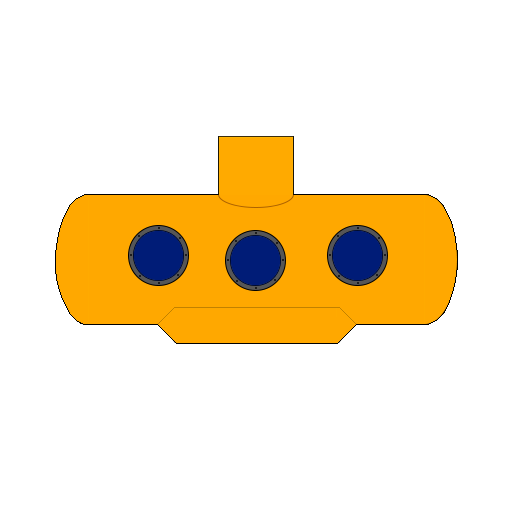
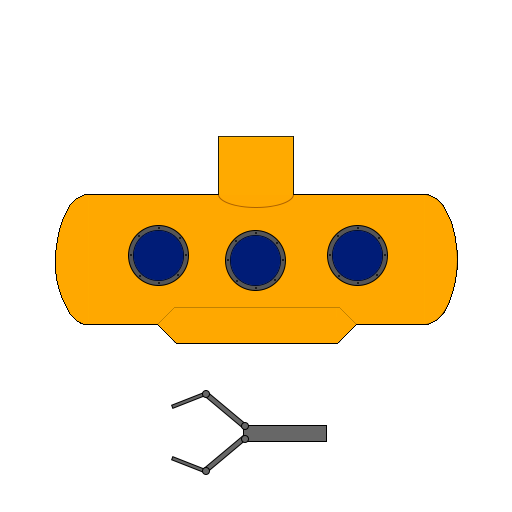
Two versions of the same layered image (512×512). Layer-by-layer changes:
added group "Greifarm" with 11 layers above "Submarine" over [171, 390, 327, 475]
added group "Gruppe 2" with 4 layers in group "Greifarm" over [171, 435, 249, 475]
added layer "Ellipse 5 Kopie 3" in group "Gruppe 2" over [202, 467, 210, 475]
added layer "Ellipse 5 Kopie 2" in group "Gruppe 2" over [241, 435, 249, 443]
added layer "Rechteck 5 Kopie 3" in group "Gruppe 2" over [171, 456, 208, 474]
added layer "Rechteck 5 Kopie 2" in group "Gruppe 2" over [202, 435, 247, 474]
added group "Gruppe 3" with 4 layers in group "Greifarm" over [171, 390, 249, 430]
added layer "Ellipse 5 Kopie" in group "Gruppe 3" over [202, 390, 210, 398]
added layer "Ellipse 5" in group "Gruppe 3" over [241, 422, 249, 430]
added layer "Rechteck 5 Kopie" in group "Gruppe 3" over [171, 391, 208, 409]
added layer "Rechteck 5" in group "Gruppe 3" over [202, 390, 247, 429]
added layer "Rechteck 4" in group "Greifarm" over [243, 425, 327, 442]
